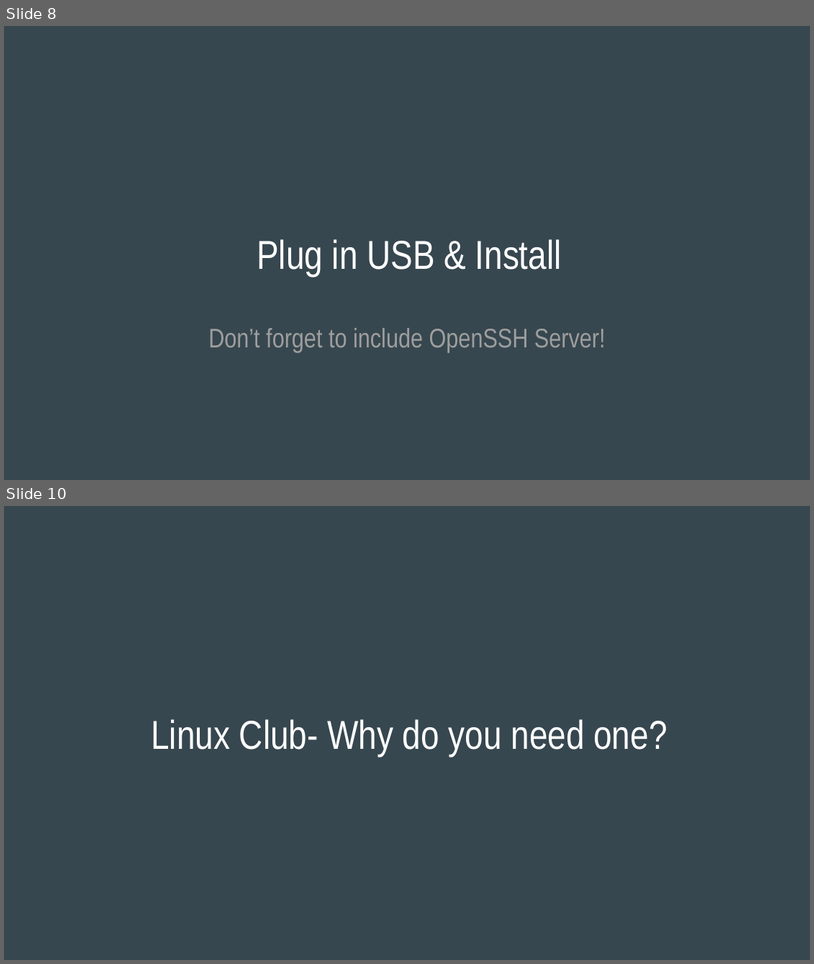
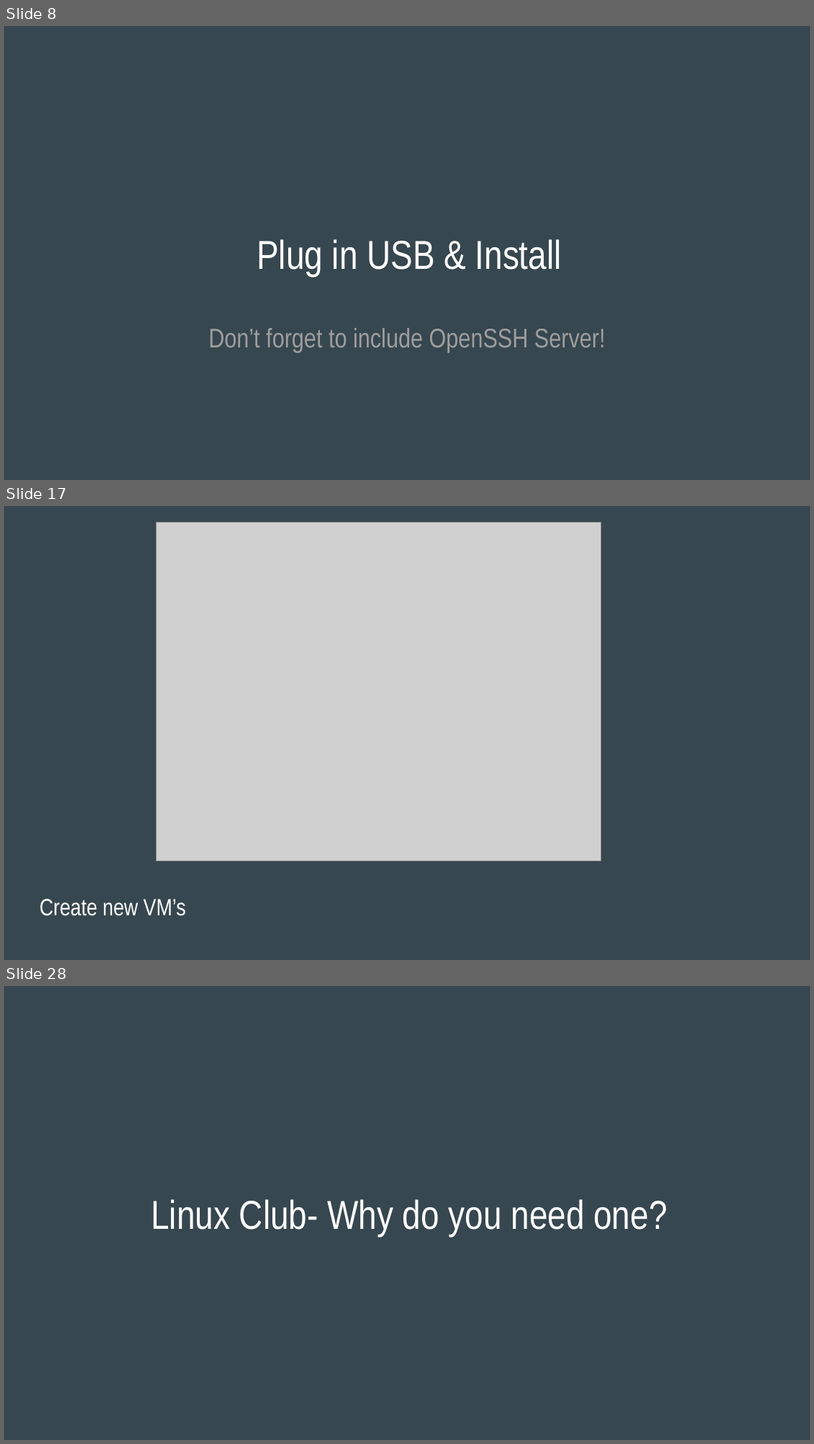
Before and after one commit to phat-sumo/everyone-can-be-root, a slide deck: everyone-can-be-root.pptx. Shown one above the other, each under a label of ours: slides 8 and 10 before the commit, slides 8, 17 and 28 after it; the slides between them are not shown. The pictures are 814x964 and 814x1444 pixels, drawn with LibreOffice and Linux fonts; fonts in the diff are those of the drawing; grey boxes stand for pictures. Boxes give left, top, right and bottom in pixels: in the first picture for what was removed or moved away, otherwise in the second. Text is boxed around its words. In the diff, an @@ line names an element or a change of style, - is before the commit and + after.

```diff
--- a/everyone-can-be-root.pptx
+++ b/everyone-can-be-root.pptx
@@ slide 17 added at [4, 506, 810, 960], background #37474F @@
@@ picture added at [157, 522, 602, 861] @@
@@ text added at [39, 898, 186, 916], 21 pt, text #FFFFFF @@
+Create new VM’s
@@ what was slide 10 is now slide 28 @@
```
Also in this commit, not shown: 2 slides changed, 17 other slides added, 5 other files.
